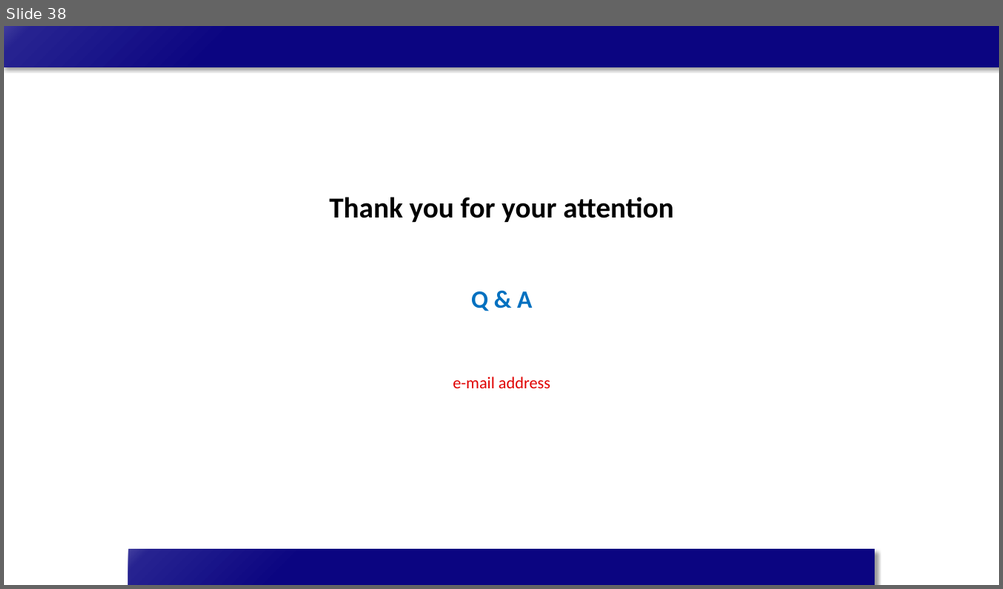
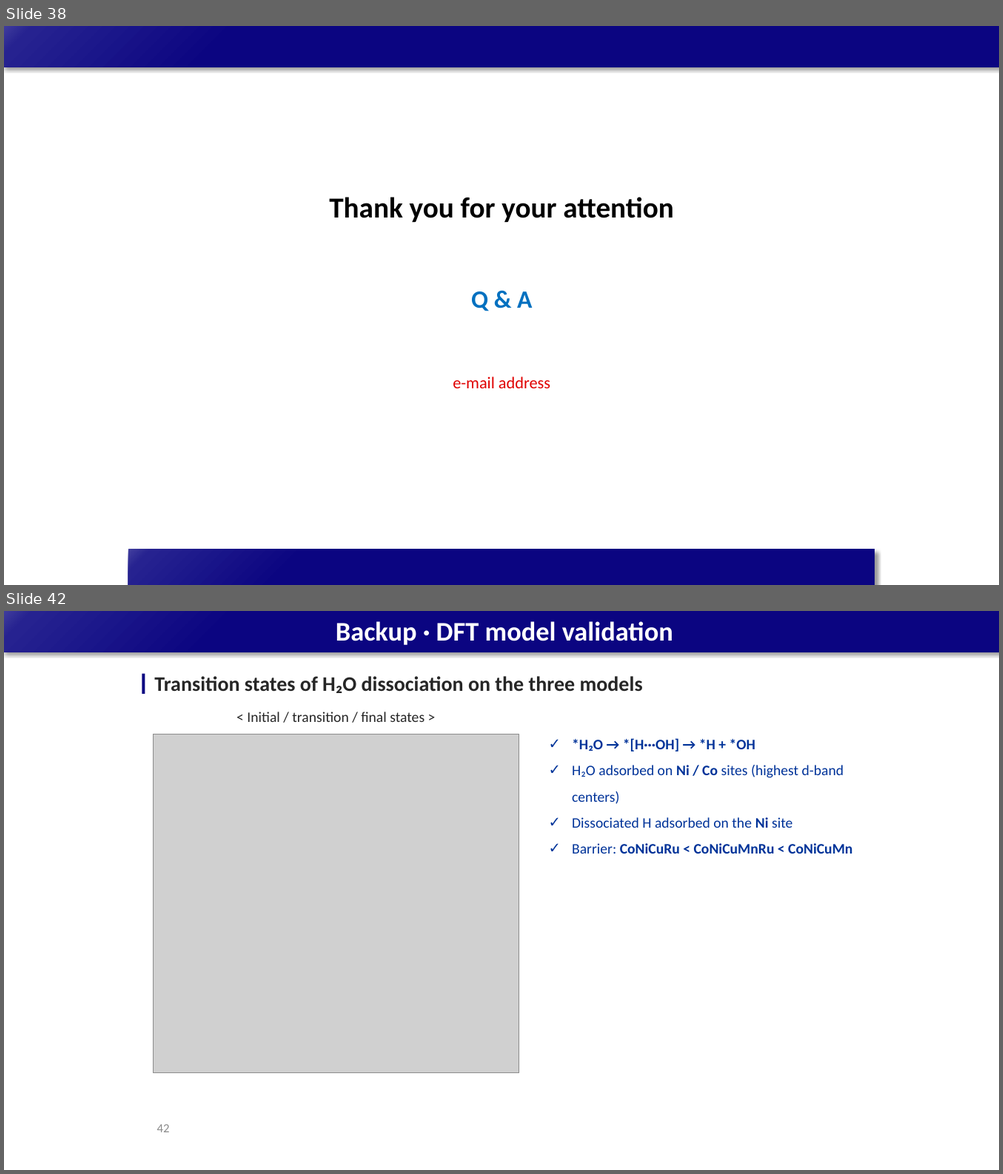
Before and after one commit to limsj0204/letter, a slide deck: 학위논문_디펜스_발표자료_5시료.pptx. Shown one above the other, each under a label of ours: slide 38 before the commit, slides 38 and 42 after it; the slides between them are not shown. The pictures are 1003x589 and 1003x1174 pixels, drawn with LibreOffice and Linux fonts; fonts in the diff are those of the drawing; grey boxes stand for pictures. Boxes give left, top, right and bottom in pixels: in the first picture for what was removed or moved away, otherwise in the second. Text is boxed around its words. In the diff, an @@ line names an element or a change of style, - is before the commit and + after.

```diff
--- a/학위논문_디펜스_발표자료_5시료.pptx
+++ b/학위논문_디펜스_발표자료_5시료.pptx
@@ slide 42 added at [4,611,999,1170], background #FFFFFF; not listed: 1 template element that a slide beside it also shows @@
@@ title added at [336,621,673,645], 26 pt, text #FFFFFF, bold @@
+Backup · DFT model validation
@@ rectangle added at [142,674,145,694], fill #0B0581 @@
@@ text added at [154,676,643,693], 20 pt, text #262626, bold @@
+Transition states of H₂O dissociation on the three models
@@ text added at [247,712,424,722], 14 pt, text #262626 @@
+< Initial / transition / final states >
@@ picture added at [153,734,520,1073] @@
@@ text added at [572,738,852,854], 14 pt, text #003399 @@
+✓ *H₂O → *[H···OH] → *H + *OH
+✓ H₂O adsorbed on Ni / Co sites (highest d-band centers)
+✓ Dissociated H adsorbed on the Ni site
+✓ Barrier: CoNiCuRu < CoNiCuMnRu < CoNiCuMn
@@ page number added at [157,1125,170,1133], 12 pt, text #8C8C8C @@
+42
```
Also in this commit, not shown: 3 other slides added.
